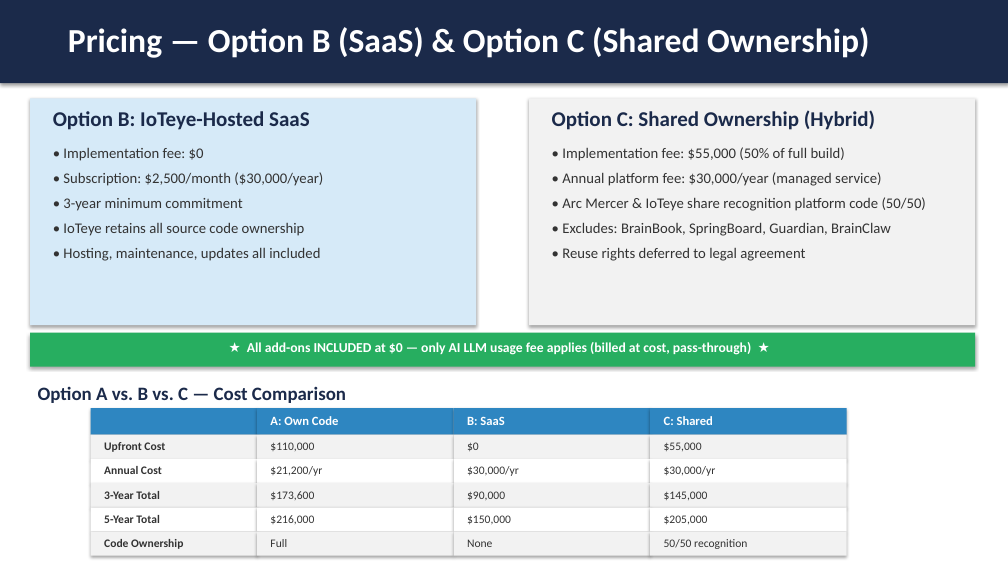
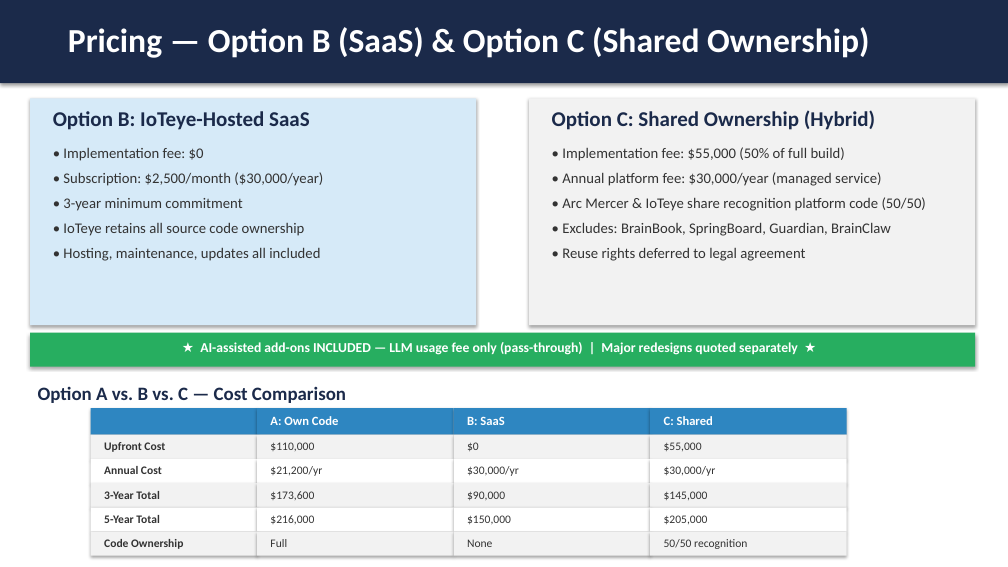
Before and after one commit to mingjyesheng-ioteye/sb_rewards, a slide deck: slide 16 of RFP/IoTeye - Arc Mercer Pitch.pptx. Drawn at 1008x567 pixels with LibreOffice and Linux fonts; fonts in the diff are those of the drawing. Boxes give left, top, right and bottom in pixels: in the first picture for what was removed or moved away, otherwise in the second. Text is boxed around its words. In the diff, an @@ line names an element or a change of style, - is before the commit and + after.

Commit message:
Clarify Section 8.4: AI-assisted add-ons at LLM fee only, major redesigns quoted separately

```diff
--- a/RFP/IoTeye - Arc Mercer Pitch.pptx
+++ b/RFP/IoTeye - Arc Mercer Pitch.pptx
@@ text at [200, 342, 798, 355]: text changed @@
-★ All add-ons INCLUDED at $0 — only AI LLM usage fee applies (billed at cost, pass-through) ★
+★ AI-assisted add-ons INCLUDED — LLM usage fee only (pass-through) | Major redesigns quoted separately ★
```
Also in this commit, not shown: 2 other files.
